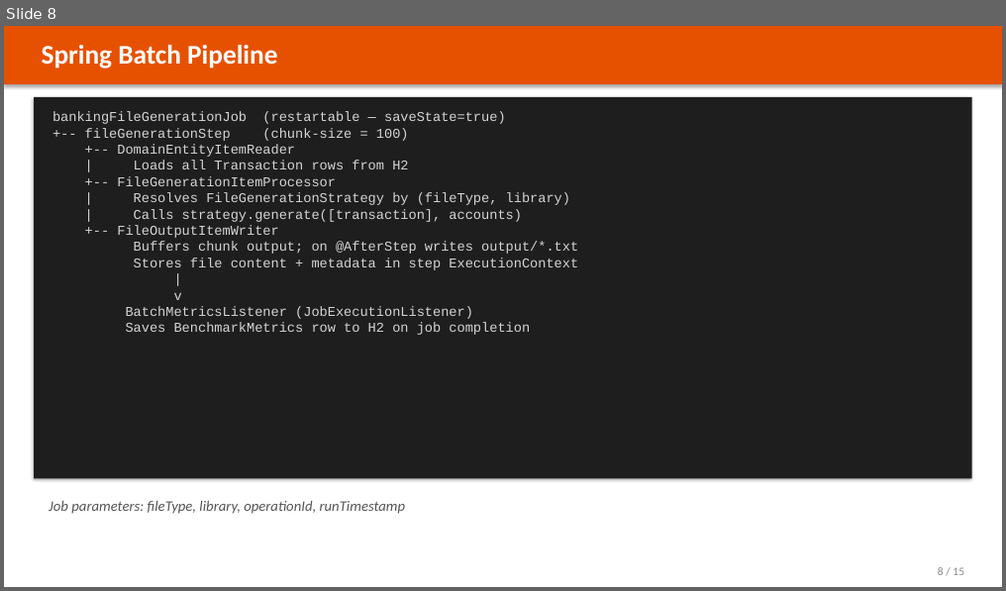
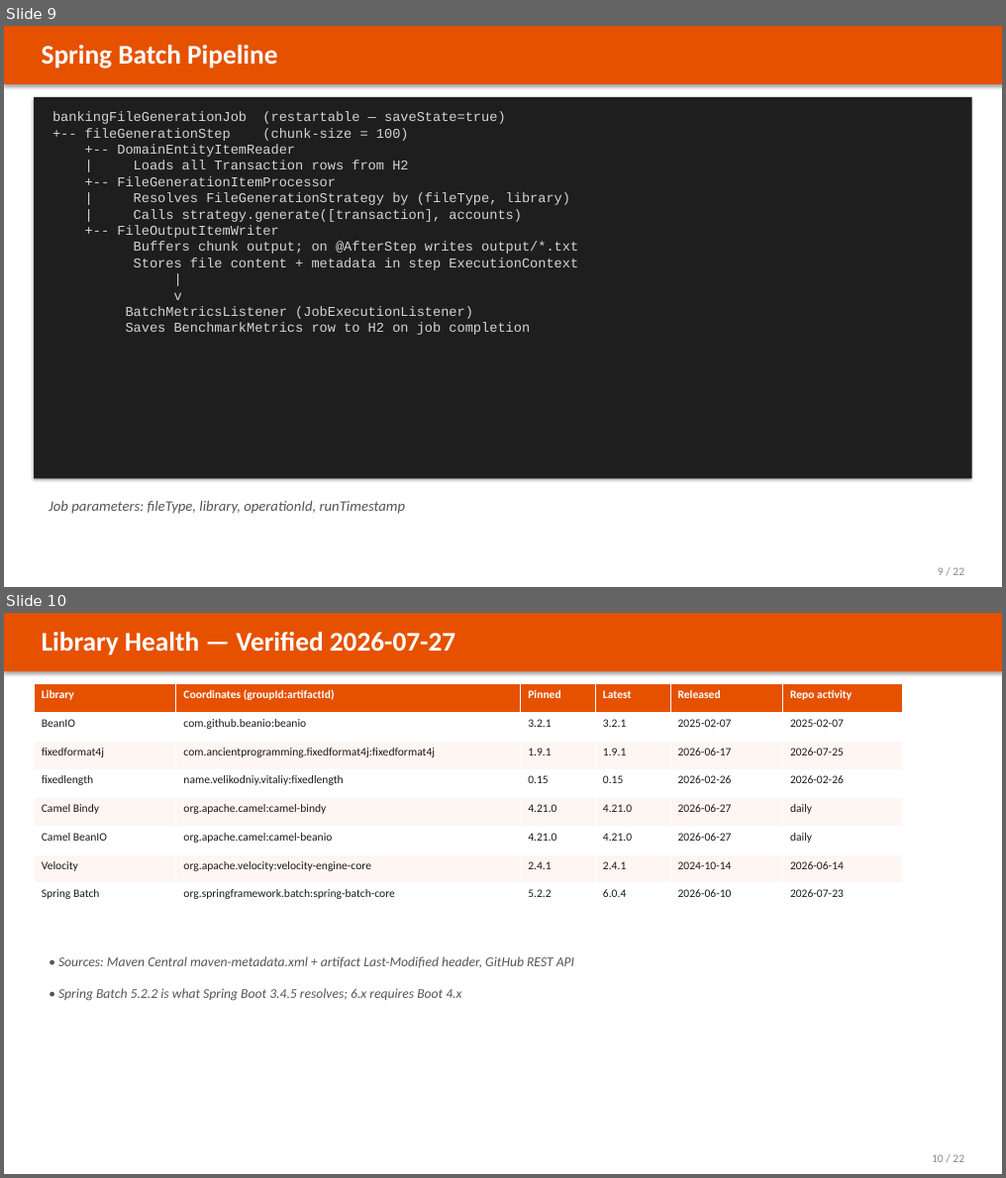
Before and after one commit to wallaceespindola/fixed-length-converters, a slide deck: docs/slides/banking-parser-platform.pptx. Shown one above the other, each under a label of ours: slide 8 before the commit, slides 9 and 10 after it. The pictures are 1006x591 and 1006x1178 pixels, drawn with LibreOffice and Linux fonts; fonts in the diff are those of the drawing. Boxes give left, top, right and bottom in pixels: in the first picture for what was removed or moved away, otherwise in the second. Text is boxed around its words. In the diff, an @@ line names an element or a change of style, - is before the commit and + after.

Commit message:
docs: ground the formatter comparison in verified data
The comparison tables rated libraries on adjectives alone — no versions, no
release dates, no maintenance signal, and nothing a bank could use to judge
operational risk.

Replace them with facts gathered on 2026-07-27 from Maven Central metadata,
the GitHub REST API and deps.dev: pinned vs latest version, release dates,
repository activity, stars, governance model, dependent packages, license,
jar size and transitive cost (camel-bindy drags in icu4j at 14 MB), plus the
CVE-2020-13936 caveat for Velocity templates. Maven Central publishes no
download counts, so dependents and release cadence stand in for adoption and
the docs say so rather than quoting an invented number.

Add measured throughput for all nine approaches: a 36-benchmark JMH run and
end-to-end batch-pipeline records/second. fixedformat4j leads CODA; the two
annotation-derived Spring Batch hybrids match native Spring Batch, confirming
the reflection cost is construction-time only.

Deck grows from 15 to 22 slides (annotation-derived layouts, library health,
adoption, supply chain, bank suitability, both performance views). README and
CLAUDE.md updated; PPTX regenerated from tools/python/generate_pptx.py.

```diff
--- a/docs/slides/banking-parser-platform.pptx
+++ b/docs/slides/banking-parser-platform.pptx
@@ slide 10 added at (x1=4, y1=613, x2=1002, y2=1174), background #FFFFFF @@
@@ rectangle added at (x1=4, y1=613, x2=1002, y2=671), fill #E65100 @@
@@ text added at (x1=42, y1=632, x2=455, y2=656), 26 pt, text #FFFFFF, bold @@
+Library Health — Verified 2026-07-27
@@ table added at (x1=34, y1=684, x2=902, y2=912), 8 rows, 6 columns @@
+Library | Coordinates (groupId:artifactId) | Pinned | Latest | Released | Repo activity
+BeanIO | com.github.beanio:beanio | 3.2.1 | 3.2.1 | 2025-02-07 | 2025-02-07
+fixedformat4j | com.ancientprogramming.fixedformat4j:fixedformat4j | 1.9.1 | 1.9.1 | 2026-06-17 | 2026-07-25
+fixedlength | name.velikodniy.vitaliy:fixedlength | 0.15 | 0.15 | 2026-02-26 | 2026-02-26
+Camel Bindy | org.apache.camel:camel-bindy | 4.21.0 | 4.21.0 | 2026-06-27 | daily
+Camel BeanIO | org.apache.camel:camel-beanio | 4.21.0 | 4.21.0 | 2026-06-27 | daily
+Velocity | org.apache.velocity:velocity-engine-core | 2.4.1 | 2.4.1 | 2024-10-14 | 2026-06-14
+Spring Batch | org.springframework.batch:spring-batch-core | 5.2.2 | 6.0.4 | 2026-06-10 | 2026-07-23
@@ text added at (x1=58, y1=957, x2=574, y2=968), 13 pt, text #555555, italic @@
+• Sources: Maven Central maven-metadata.xml + artifact Last-Modified header, GitHub REST API
@@ text added at (x1=58, y1=988, x2=461, y2=1001), 13 pt, text #555555, italic @@
+• Spring Batch 5.2.2 is what Spring Boot 3.4.5 resolves; 6.x requires Boot 4.x
@@ text added at (x1=932, y1=1155, x2=964, y2=1162), 11 pt, text #888888 @@
+10 / 22
@@ what was slide 8 is now slide 9 @@
@@ slide 9 changed as well @@
@@ text at (x1=938, y1=568, x2=964, y2=575): text changed @@
-8 / 15
+9 / 22
```
Also in this commit, not shown: 13 other slides changed, 7 other slides added, 1 slide removed, 7 other files.
